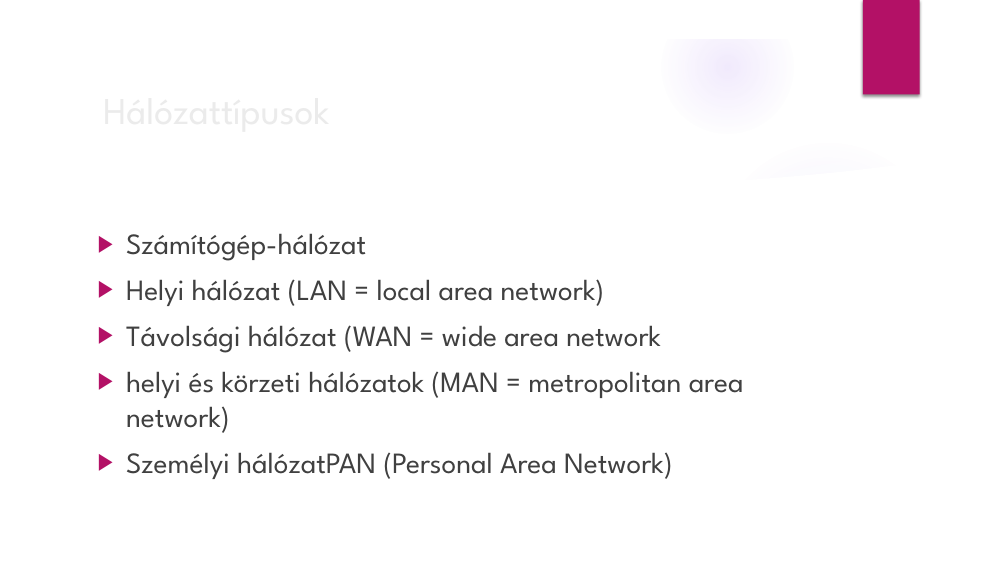
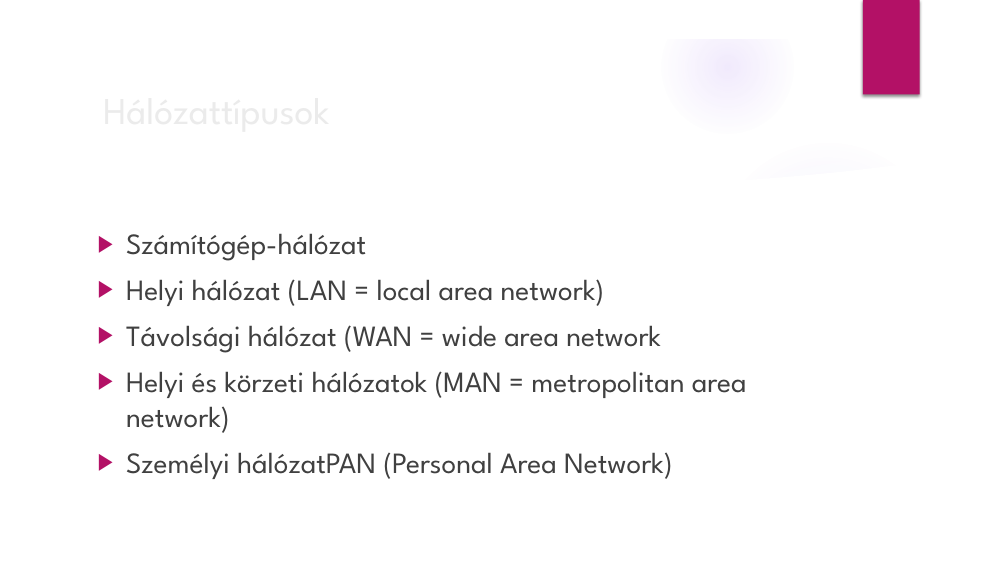
Before and after one commit to TeRdIkZaLan/Terdik-Zal-n-PPT, a slide deck: slide 2 of Hálózatok.pptx. Drawn at 1008x567 pixels with LibreOffice and Linux fonts; fonts in the diff are those of the drawing; background and template pictures are left out. Boxes give left, top, right and bottom in pixels: in the first picture for what was removed or moved away, otherwise in the second. Text is boxed around its words. In the diff, an @@ line names an element or a change of style, - is before the commit and + after.

```diff
--- a/Hálózatok.pptx
+++ b/Hálózatok.pptx
@@ text at [126, 371, 747, 433]: text changed @@
-▶ helyi és körzeti hálózatok (MAN = metropolitan area network)
+▶ Helyi és körzeti hálózatok (MAN = metropolitan area network)
```
Also in this commit, not shown: 3 other slides changed.
